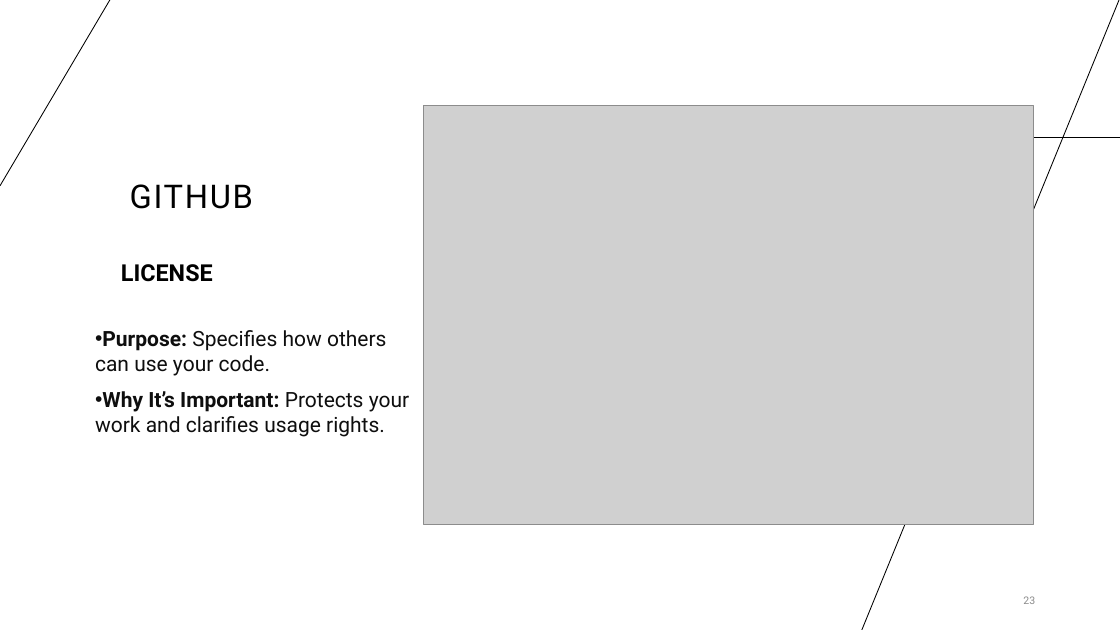
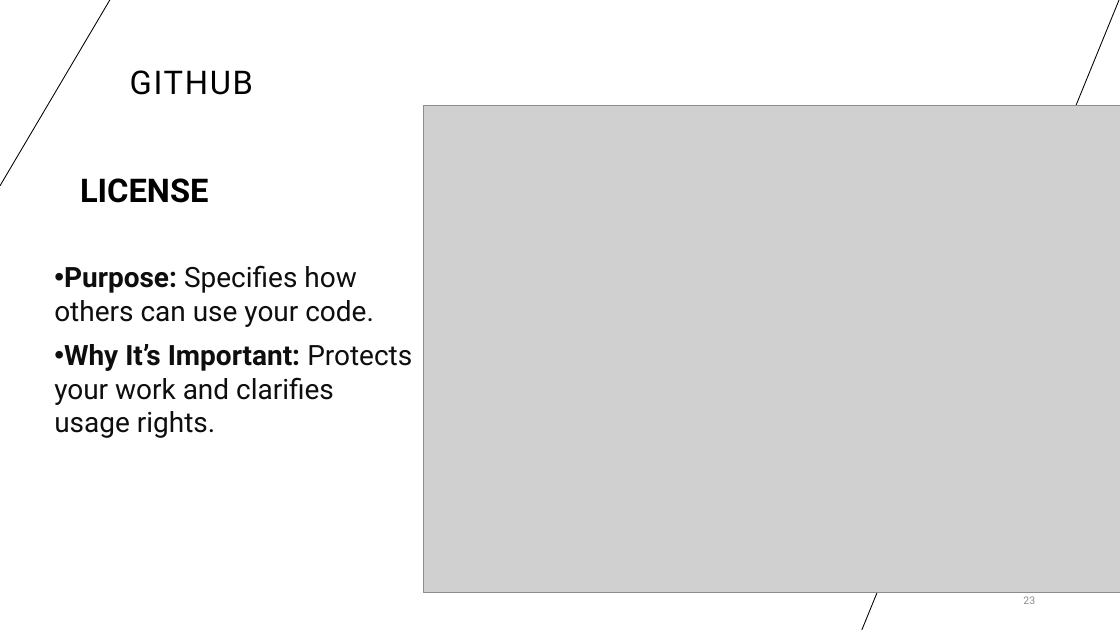
Before and after one commit to cassandra-hui/GitHub-Workshop, a slide deck: slide 23 of Day_1.pptx. Drawn at 1120x630 pixels with LibreOffice and Linux fonts; fonts in the diff are those of the drawing; grey boxes stand for pictures. Boxes give left, top, right and bottom in pixels: in the first picture for what was removed or moved away, otherwise in the second. Text is boxed around its words. In the diff, an @@ line names an element or a change of style, - is before the commit and + after.

Commit message:
Making text bigger on slides

```diff
--- a/Day_1.pptx
+++ b/Day_1.pptx
@@ title "GITHUB" moved from (x1=130, y1=184, x2=253, y2=209) to (x1=130, y1=70, x2=253, y2=95) @@
@@ picture resized from (x1=423, y1=106, x2=1033, y2=524) to (x1=423, y1=106, x2=1120, y2=593) @@
@@ text "LICENSE" moved from (x1=95, y1=264, x2=409, y2=437) to (x1=54, y1=178, x2=412, y2=438) @@
@@ text "LICENSE" at (x1=54, y1=178, x2=412, y2=438): size 20 to 28 pt in "LICENSE"; size 18 to 24 pt @@
```
Also in this commit, not shown: 27 other slides changed.
